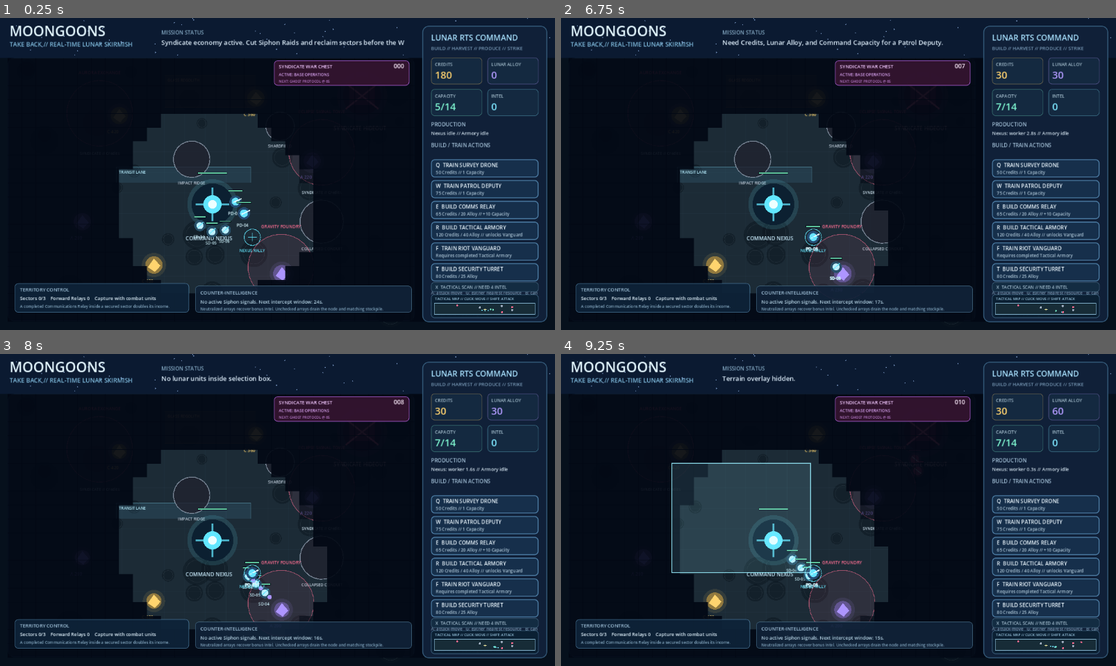
Above: before the commit, frames 1-4 (two rows, left to right).
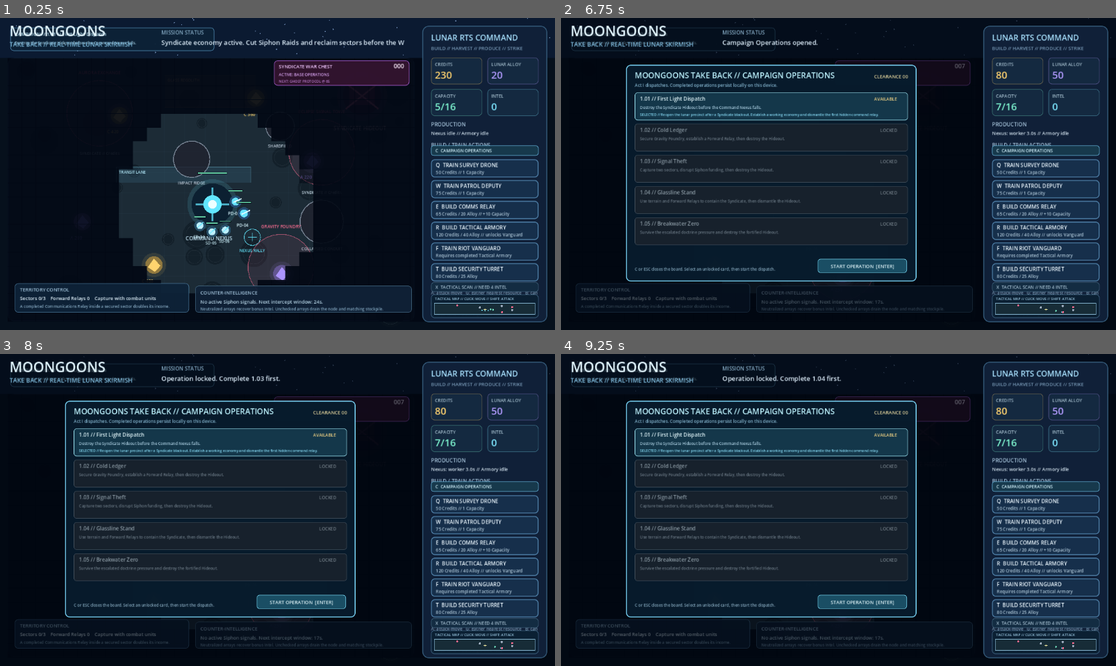
Above: after the commit, the same moments.

Repository: POTD725/MoonGoons-Take-Back
Game: Godot game, scene res://scenes/Main.tscn
Same seed, same stepped clock (60 frames per second), same inputs: the game is played once before the commit and once after it.
Inputs (mouse positions are in pixels of both pictures, inside the frame that each line leads up to):
- Up to frame 1 (0.25 s): no input
- Up to frame 2 (6.75 s): tap Enter at 0.5 s; move the mouse to (960, 158) at 0.52 s; hold W 0.53-1.25 s; tap Q at 0.6 s; click (960, 158) at 0.67 s; drag from (727, 189) to (810, 236) at 1.27 s; move the mouse to (894, 105) at 2.02 s; hold W 2.03-2.75 s; tap R at 2.1 s; drag from (810, 236) to (672, 127) at 2.77 s; move the mouse to (1005, 220) at 3.52 s; hold A 3.53-4.25 s; tap B at 3.6 s; drag from (672, 127) to (755, 96) at 4.27 s; move the mouse to (866, 174) at 5.02 s; hold S 5.03-5.75 s; tap F at 5.1 s; click (866, 174) at 5.17 s; drag from (755, 96) to (727, 189) at 5.77 s; move the mouse to (960, 158) at 6.52 s; hold W from 6.53 s (still down); tap C at 6.6 s
- Up to frame 3 (8 s): release W at 7.25 s; drag from (166, 525) to (249, 572) at 7.27 s
- Up to frame 4 (9.25 s): move the mouse to (894, 441) at 8.02 s; hold S 8.03-8.75 s; tap M at 8.1 s; drag from (810, 572) to (672, 463) at 8.77 s

The runs differ from the first frame. In frame 1, 1.2% of the frame differs, in the area x 1-98%, y 2-45%; in frame 2, 22%; in frame 3, 22%; in frame 4, 27%, in the area x 2-100%, y 0-95%.

Commit message:
Launch MoonGoons Take Back Phase Nine campaign operations

Diff:
--- a/scenes/Main.tscn
+++ b/scenes/Main.tscn
@@ -1,6 +1,6 @@
 [gd_scene load_steps=2 format=3]
 
-[ext_resource type="Script" path="res://scripts/moongoons_rts_phase_eight_syndicate.gd" id="1_game"]
+[ext_resource type="Script" path="res://scripts/moongoons_rts_phase_nine_campaign.gd" id="1_game"]
 
 [node name="MoonGoonsTakeBack" type="Node2D"]
 script = ExtResource("1_game")
